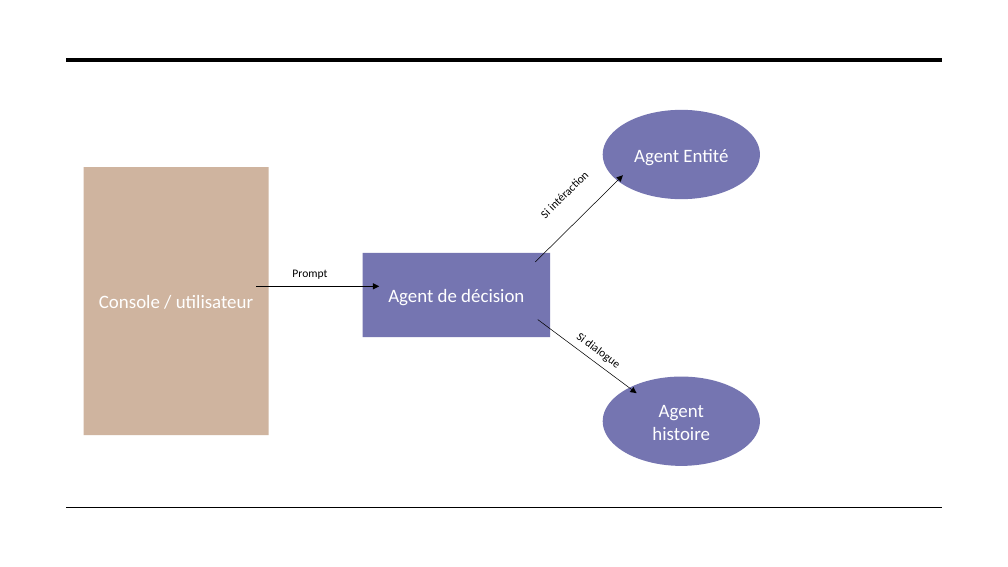
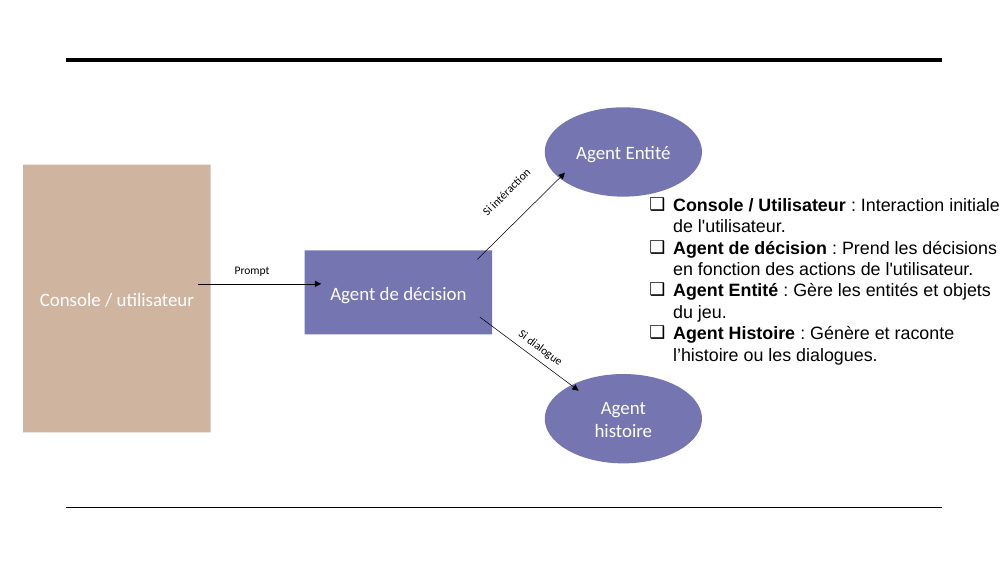
Before and after one commit to enievaR/projet-agent, a slide deck: slide 5 of Concept.pptx (slide 4 before the commit). Drawn at 1008x567 pixels with LibreOffice and Linux fonts; fonts in the diff are those of the drawing. Boxes give left, top, right and bottom in pixels: in the first picture for what was removed or moved away, otherwise in the second. Text is boxed around its words. In the diff, an @@ line names an element or a change of style, - is before the commit and + after.

```diff
--- a/Concept.pptx
+++ b/Concept.pptx
@@ rectangle "Console / utilisateur": place and size @@
-rectangle "Console / utilisateur" at (83,167,268,435)
+rectangle "Console / utilisateur" at (23,165,211,433)
@@ text "Si intéraction": place and size @@
-text "Si intéraction" at (529,159,609,239)
+text "Si intéraction" at (471,157,552,237)
@@ arrow moved from (535, 262) - (623, 175) to (478, 259) - (565, 172) @@
@@ text added at (673,198,1000,365), 17 pt, text #000000 @@
+❑ Console / Utilisateur : Interaction initiale de l'utilisateur.
+❑ Agent de décision : Prend les décisions en fonction des actions de l'utilisateur.
+❑ Agent Entité : Gère les entités et objets du jeu.
+❑ Agent Histoire : Génère et raconte l’histoire ou les dialogues.
@@ 2 ellipses, 2 texts, 2 arrows, 1 rectangle: place and size @@
-2 ellipses, 2 texts, 2 arrows, 1 rectangle at (256,110,760,466)
+2 ellipses, 2 texts, 2 arrows, 1 rectangle at (198,107,702,464)
```
Also in this commit, not shown: 3 other slides changed, 4 slides added, 1 slide removed.
